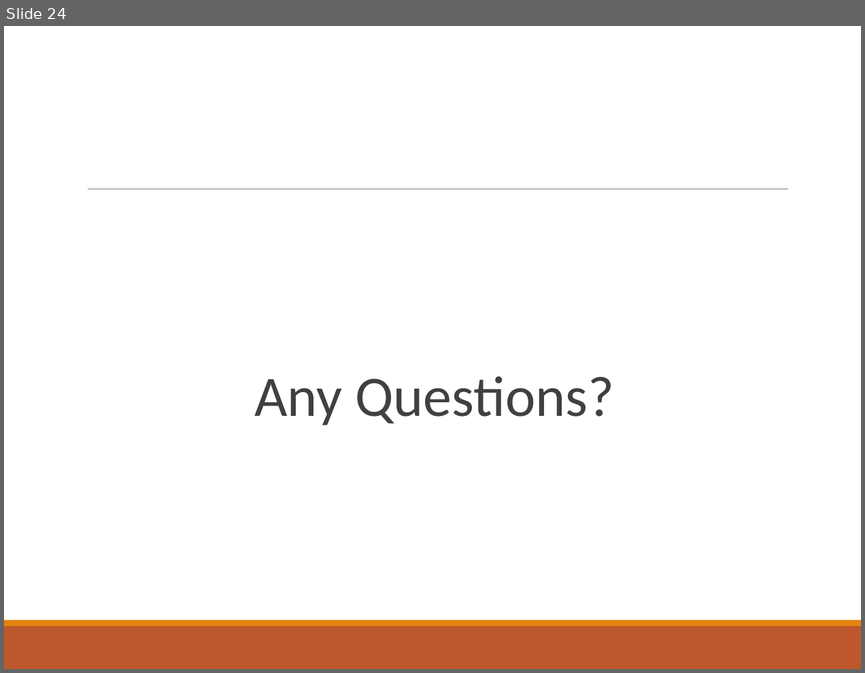
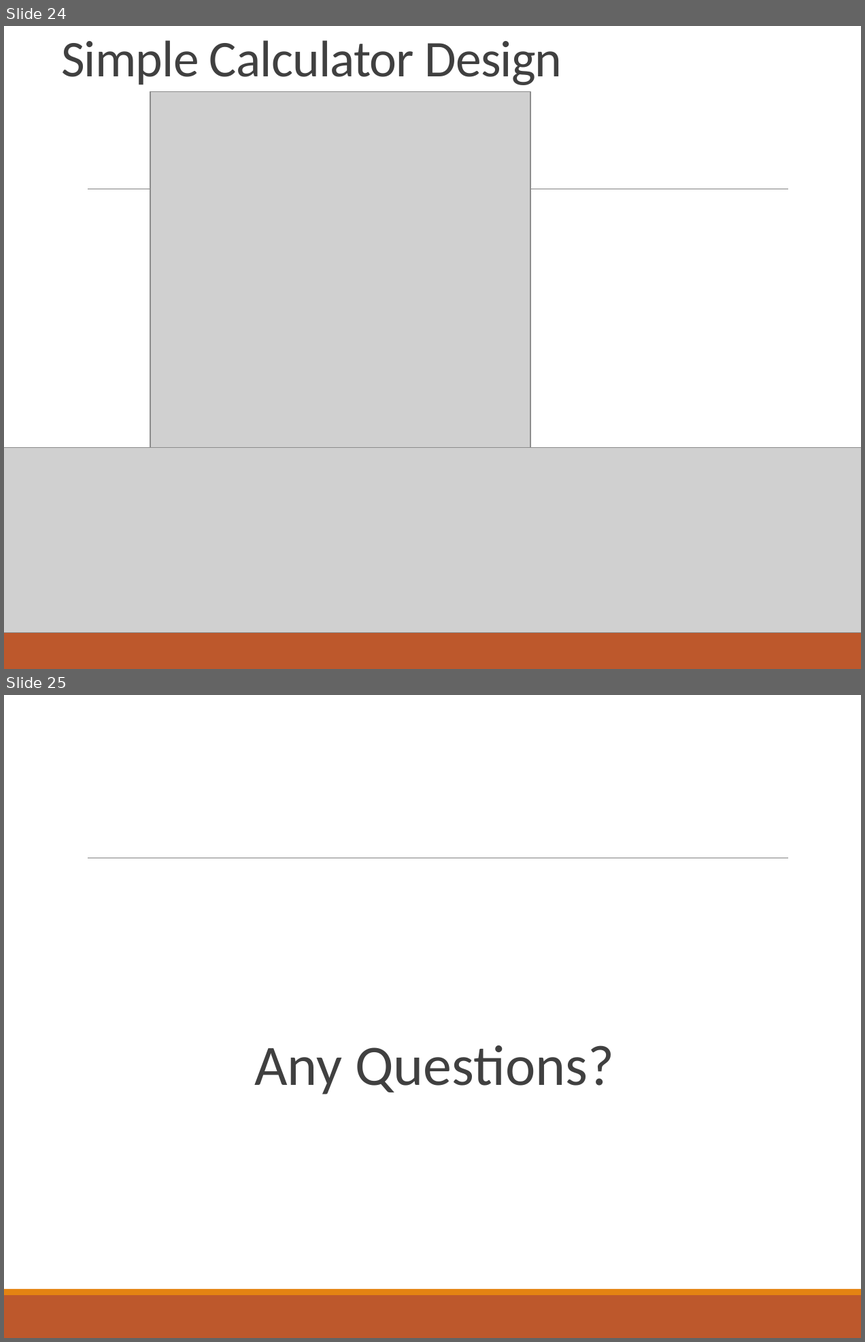
Before and after one commit to deeperj/dillinger, a slide deck: thesis/ukapp2/wqu_isc/sofware_design/Javabc06.pptx. Shown one above the other, each under a label of ours: slide 24 before the commit, slides 24 and 25 after it. The pictures are 865x673 and 865x1342 pixels, drawn with LibreOffice and Linux fonts; fonts in the diff are those of the drawing; grey boxes stand for pictures. Boxes give left, top, right and bottom in pixels: in the first picture for what was removed or moved away, otherwise in the second. Text is boxed around its words. In the diff, an @@ line names an element or a change of style, - is before the commit and + after.

```diff
--- a/thesis/ukapp2/wqu_isc/sofware_design/Javabc06.pptx
+++ b/thesis/ukapp2/wqu_isc/sofware_design/Javabc06.pptx
@@ slide 24 added at (x1=4, y1=26, x2=861, y2=669), background #FFFFFF; not listed: 2 template elements that a slide beside it also shows @@
@@ title added at (x1=61, y1=40, x2=562, y2=85), 43.2 pt, text #404040 @@
+Simple Calculator Design
@@ picture added at (x1=150, y1=92, x2=531, y2=512) @@
@@ picture added at (x1=4, y1=448, x2=861, y2=633) @@
@@ what was slide 24 is now slide 25 @@
```
Also in this commit, not shown: 2 slides changed, 5 other files.
